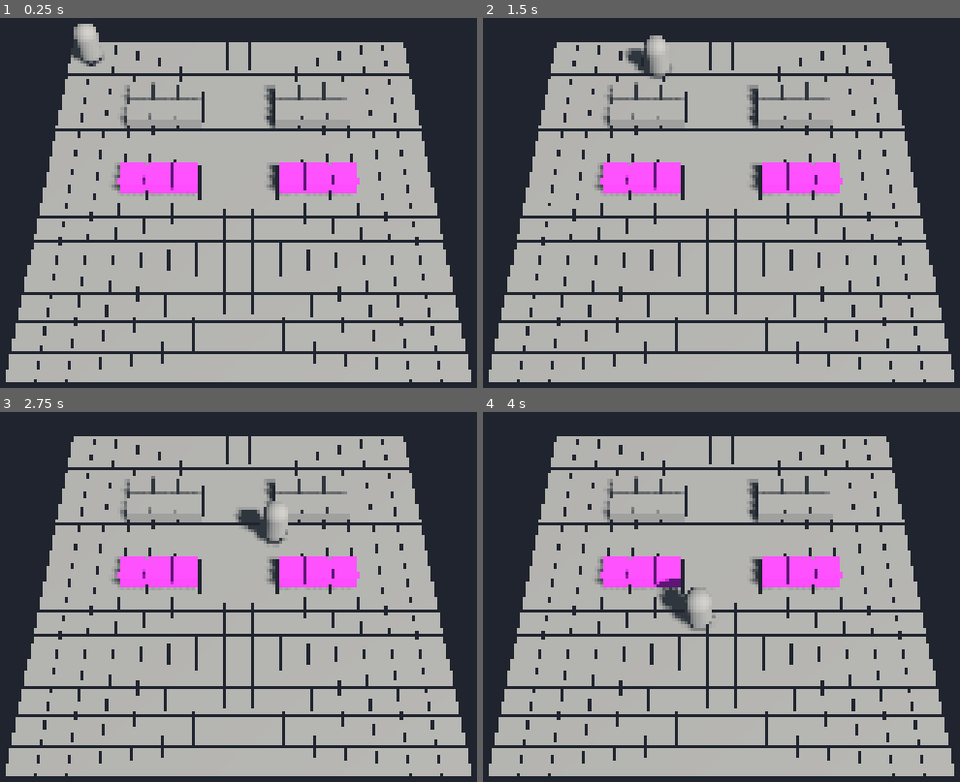
Above: before the commit, frames 1-4 (two rows, left to right).
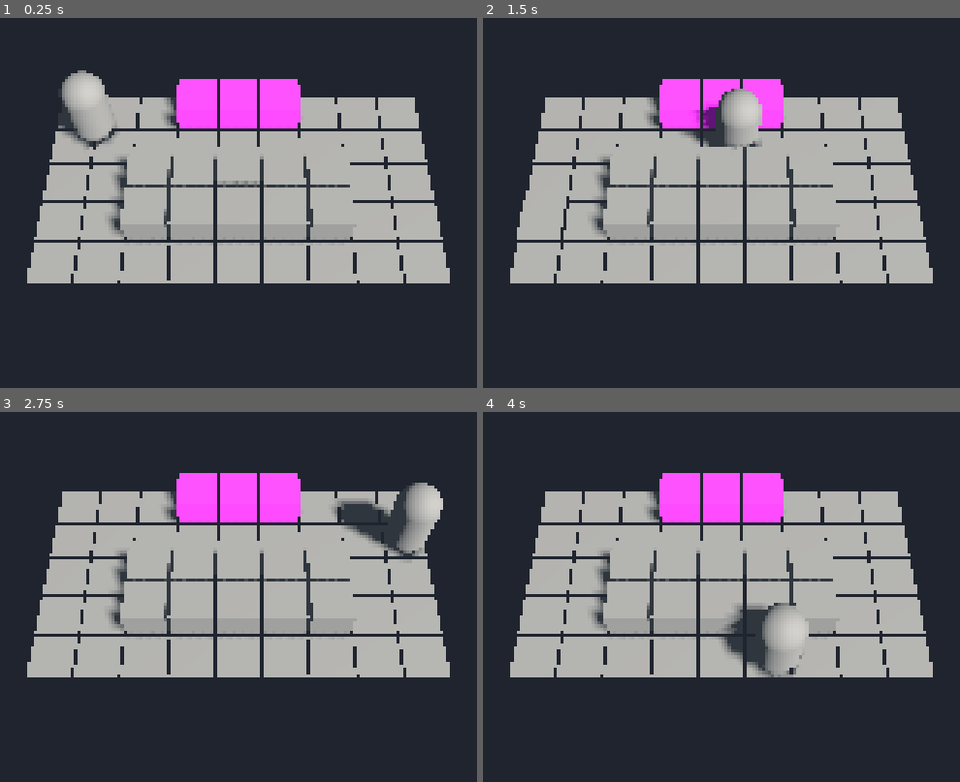
Above: after the commit, the same moments.

Repository: Onni345/Epoch
Game: Godot game, scene res://src/scenes/main.tscn
The game is run twice, just before and just after one commit, with the same random seed, the same clock (stepped at 60 frames per second) and the same inputs.
Inputs (mouse positions are in pixels of both pictures, inside the frame that each line leads up to):
- Up to frame 1 (0.25 s): no input
- Up to frame 2 (1.5 s): tap Enter (ui_accept) at 0.5, 0.77 s; move the mouse to (893, 162) at 0.52 s; hold Right (ui_right) 0.53-1.28 s; click (893, 162) at 0.67 s; move the mouse to (564, 203) at 1.27 s; hold Down (ui_down) from 1.28 s (still down)
- Up to frame 3 (2.75 s): tap Enter (ui_accept) at 1.52 s; move the mouse to (314, 482) at 2.02 s; release Down (ui_down) at 2.03 s; hold Right (ui_right) from 2.03 s (still down)
- Up to frame 4 (4 s): move the mouse to (683, 663) at 2.77 s; release Right (ui_right) at 2.78 s; hold Up (ui_up) 2.78-3.53 s; click (683, 663) at 2.92 s; tap Enter (ui_accept) at 3.02, 3.77 s; move the mouse to (955, 641) at 3.52 s; hold Left (ui_left) from 3.53 s (still down)

The runs differ from the first frame. In frame 1, 42% of the frame differs, in the area x 1-99%, y 1-99%; in frame 2, 42%; in frame 3, 44%, in the area x 1-99%, y 6-99%; in frame 4, 44%.

Commit message:
readd viewport, ingredient resource

Diff:
--- /dev/null
+++ b/src/data/ingredients/ingredient_data.gd
@@ -0,0 +1,15 @@
+extends Resource
+class_name IngredientData
+
+@export var id: String
+@export var display_name: String
+
+@export var tags: Array[String]
+
+@export var base_moisture: float = 0.5
+@export var base_texture: float = 0.5
+@export var base_doneness: float = 0.0
+@export var base_browned: float = 0.0
+
+@export var heat_resistance: float = 0.5
+@export var oil_absorption: float = 0.5
--- /dev/null
+++ b/src/data/ingredients/oil.tres
@@ -0,0 +1,13 @@
+[gd_resource type="Resource" script_class="IngredientData" format=3 uid="uid://carw0wse6ppkr"]
+
+[ext_resource type="Script" uid="uid://c22wyi5w5q4r0" path="res://src/data/ingredients/ingredient_data.gd" id="1_nbamv"]
+
+[resource]
+script = ExtResource("1_nbamv")
+id = "oil"
+display_name = "Oil"
+tags = Array[String](["Fat"])
+base_moisture = 0.9
+base_texture = 0.7
+heat_resistance = 1.0
+metadata/_custom_type_script = "uid://c22wyi5w5q4r0"
--- /dev/null
+++ b/src/data/ingredients/potato.tres
@@ -0,0 +1,14 @@
+[gd_resource type="Resource" script_class="IngredientData" format=3 uid="uid://cq03iqtfbp85c"]
+
+[ext_resource type="Script" uid="uid://c22wyi5w5q4r0" path="res://src/data/ingredients/ingredient_data.gd" id="1_awktk"]
+
+[resource]
+script = ExtResource("1_awktk")
+id = "potato"
+display_name = "Potato"
+tags = Array[String](["Carbohydrate", "Starch", "Vegetable"])
+base_moisture = 0.8
+base_texture = 0.2
+heat_resistance = 0.7
+oil_absorption = 0.4
+metadata/_custom_type_script = "uid://c22wyi5w5q4r0"
--- /dev/null
+++ b/src/data/ingredients/salt.tres
@@ -0,0 +1,11 @@
+[gd_resource type="Resource" script_class="IngredientData" format=3 uid="uid://fct1wrrwl4jm"]
+
+[ext_resource type="Script" uid="uid://c22wyi5w5q4r0" path="res://src/data/ingredients/ingredient_data.gd" id="1_p6868"]
+
+[resource]
+script = ExtResource("1_p6868")
+id = "salt"
+display_name = "Salt"
+tags = Array[String](["Seasoning"])
+base_moisture = 0.0
+metadata/_custom_type_script = "uid://c22wyi5w5q4r0"
--- /dev/null
+++ b/src/data/ingredients/water.tres
@@ -0,0 +1,11 @@
+[gd_resource type="Resource" script_class="IngredientData" format=3 uid="uid://d0qf5jqvdq8gq"]
+
+[ext_resource type="Script" uid="uid://c22wyi5w5q4r0" path="res://src/data/ingredients/ingredient_data.gd" id="1_sscf2"]
+
+[resource]
+script = ExtResource("1_sscf2")
+id = "water"
+display_name = "Water"
+base_moisture = 1.0
+oil_absorption = 0.0
+metadata/_custom_type_script = "uid://c22wyi5w5q4r0"
--- a/src/scenes/grid_manager.gd
+++ b/src/scenes/grid_manager.gd
@@ -3,28 +3,18 @@
 signal grid_generation_completed
 
 @export var tile_master_scene: PackedScene = preload("res://src/scenes/interactables/tile.tscn")
-@export var grid_size: Vector2i = Vector2i(15, 15)
+@export var grid_size: Vector2i = Vector2i(9, 5)
 @export var cell_size: float = 1.0
 
 # A conceptual example of a Map Data Library
 # 0 = Floor, 1 = Countertop, 2 = Stovetop
-const grid_width = 15
+const grid_width = 9
 const MAP_LEVEL_1: Array[int] = [
-	0, 0, 0, 0, 0, 0, 0, 0, 0, 0, 0, 0, 0, 0, 0,
-	0, 0, 0, 0, 0, 0, 0, 0, 0, 0, 0, 0, 0, 0, 0,
-	0, 0, 0, 0, 0, 0, 0, 0, 0, 0, 0, 0, 0, 0, 0,
-	0, 0, 0, 1, 1, 1, 0, 0, 0, 1, 1, 1, 0, 0, 0,
-	0, 0, 0, 1, 1, 1, 0, 0, 0, 1, 1, 1, 0, 0, 0,
-	0, 0, 0, 0, 0, 0, 0, 0, 0, 0, 0, 0, 0, 0, 0,
-	0, 0, 0, 0, 0, 0, 0, 0, 0, 0, 0, 0, 0, 0, 0,
-	0, 0, 0, 2, 2, 2, 0, 0, 0, 2, 2, 2, 0, 0, 0,
-	0, 0, 0, 0, 0, 0, 0, 0, 0, 0, 0, 0, 0, 0, 0,
-	0, 0, 0, 0, 0, 0, 0, 0, 0, 0, 0, 0, 0, 0, 0,
-	0, 0, 0, 0, 0, 0, 0, 0, 0, 0, 0, 0, 0, 0, 0,
-	0, 0, 0, 0, 0, 0, 0, 0, 0, 0, 0, 0, 0, 0, 0,
-	0, 0, 0, 0, 0, 0, 0, 0, 0, 0, 0, 0, 0, 0, 0,
-	0, 0, 0, 0, 0, 0, 0, 0, 0, 0, 0, 0, 0, 0, 0,
-	0, 0, 0, 0, 0, 0, 0, 0, 0, 0, 0, 0, 0, 0, 0
+	0, 0, 0, 2, 2, 2, 0, 0, 0,
+	0, 0, 0, 0, 0, 0, 0, 0, 0,
+	0, 0, 1, 1, 1, 1, 1, 0, 0,
+	0, 0, 1, 1, 1, 1, 1, 0, 0,
+	0, 0, 0, 0, 0, 0, 0, 0, 0,
 ]
 
 var tile_registry: Dictionary = {}
--- a/src/scenes/main.tscn
+++ b/src/scenes/main.tscn
@@ -7,14 +7,28 @@
 
 [node name="Main" type="Node3D" unique_id=280920864]
 
-[node name="LevelDirector" type="Node3D" parent="." unique_id=1775325125]
+[node name="SubViewportContainer" type="SubViewportContainer" parent="." unique_id=1589200571]
+texture_filter = 1
+anchors_preset = 15
+anchor_right = 1.0
+anchor_bottom = 1.0
+grow_horizontal = 2
+grow_vertical = 2
+stretch = true
+
+[node name="SubViewport" type="SubViewport" parent="SubViewportContainer" unique_id=218425256]
+handle_input_locally = false
+size = Vector2i(2560, 1440)
+render_target_update_mode = 4
+
+[node name="LevelDirector" type="Node3D" parent="SubViewportContainer/SubViewport" unique_id=1775325125]
 script = ExtResource("1_director")
 
-[node name="GridManager" type="Node3D" parent="." unique_id=717908009]
+[node name="GridManager" type="Node3D" parent="SubViewportContainer/SubViewport" unique_id=717908009]
 script = ExtResource("2_grid")
 
-[node name="NavManager" type="Node3D" parent="." unique_id=1164748494]
+[node name="NavManager" type="Node3D" parent="SubViewportContainer/SubViewport" unique_id=1164748494]
 script = ExtResource("3_nav")
 
-[node name="InputManager" type="Node3D" parent="." unique_id=916092614]
+[node name="InputManager" type="Node3D" parent="SubViewportContainer/SubViewport" unique_id=916092614]
 script = ExtResource("4_input")
--- /dev/null
+++ b/src/systems/ingredient_factory.gd
@@ -0,0 +1,14 @@
+extends Node
+class_name IngredientFactory
+
+static func create_instance(data: IngredientData) -> Dictionary:
+	return {
+		"data": data,
+
+		"moisture": data.base_moisture,
+		"texture": data.base_texture,
+		"doneness": data.base_doneness,
+		"browned": data.base_browned,
+
+		"history": []
+	}
--- /dev/null
+++ b/src/systems/transform_library.gd
@@ -0,0 +1,23 @@
+extends Node
+class_name TransformLibrary
+
+# Called when the node enters the scene tree for the first time.
+func _ready() -> void:
+	pass # Replace with function body.
+
+
+# Called every frame. 'delta' is the elapsed time since the previous frame.
+func _process(delta: float) -> void:
+	pass
+
+static func boil(ingredient: Dictionary, duration: float):
+	ingredient.moisture += 0.2 * duration
+	ingredient.doneness += 0.15 * duration
+
+	ingredient.history.append("boiled")
+
+static func fry(ingredient: Dictionary, duration: float):
+	ingredient.browned += 0.3 * duration
+	ingredient.doneness += 0.2 * duration
+
+	ingredient.history.append("fried")
Not shown, added: src/data/ingredients/ingredient_data.gd.uid
Not shown, added: src/systems/ingredient_factory.gd.uid
Not shown, added: src/systems/transform_library.gd.uid
